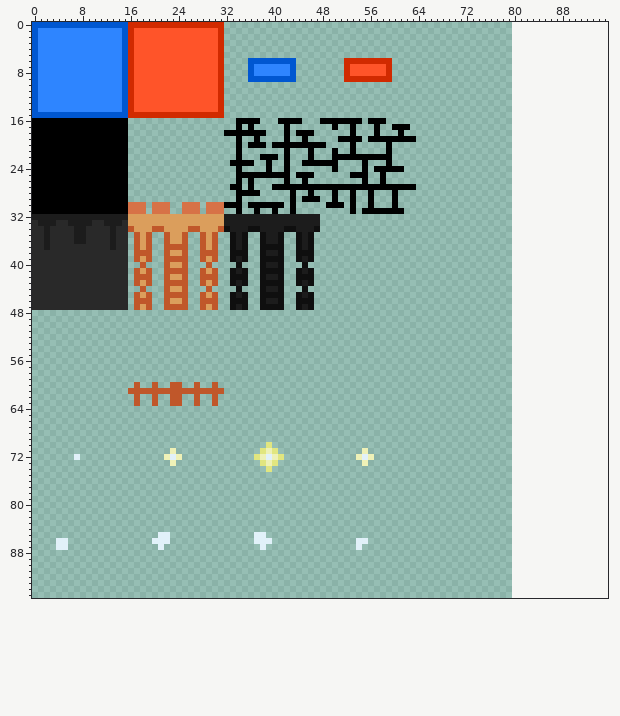
One commit to this pixel-art file: SpriteSheet.aseprite. This is how it looked before the edit.
80x96 pixels, 1 frame. The old version is drawn lined up with the new one, on the new canvas.
After the commit:
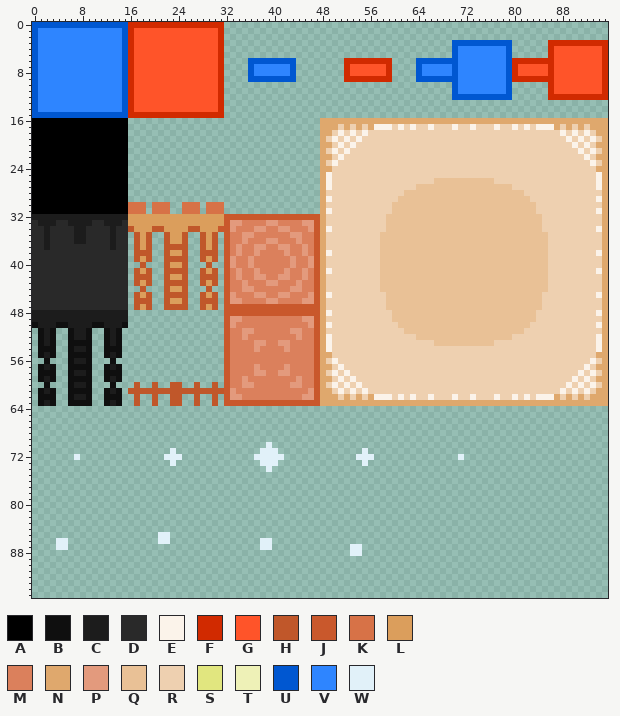
Palette (. is transparent): A #000000  B #0f0f0f  C #1c1c1c  D #292929  E #fbf3ea  F #d12a00  G #ff5429  H #c0572a  J #c9582c  K #d77247  L #db9e5c  M #db805c  N #dfa86d  P #e39a7d  Q #e9c196  R #eed0b0  S #e1e67f  T #eef1b7  U #0057d1  V #2e85ff  W #e1f1f9
Edits made:
canvas 80x96 -> 96x96
Changed rows in their new state; - is an unchanged pixel.
first column x 64:
 3 ------UUUUUUUUUU------FFFFFFFFFF
 4 ------UVVVVVVVVU------FGGGGGGGGF
 5 ------UVVVVVVVVU------FGGGGGGGGF
 6 UUUUUUUVVVVVVVVUFFFFFFFGGGGGGGGF
 7 UVVVVVUVVVVVVVVUFGGGGGFGGGGGGGGF
 8 UVVVVVUVVVVVVVVUFGGGGGFGGGGGGGGF
 9 UUUUUUUVVVVVVVVUFFFFFFFGGGGGGGGF
10 ------UVVVVVVVVU------FGGGGGGGGF
11 ------UVVVVVVVVU------FGGGGGGGGF
12 ------UUUUUUUUUU------FFFFFFFFFF
first column x 0:
16 ----------------------------------....---....---NNNNNNNNNNNNNNNNNNNNNNNNNNNNNNNNNNNNNNNNNNNNNNNN
17 ----------------------------------.-.-----.-----NNNRNRNRNEEERERERRERRRERRERRRERREREREEENRNRNRNNN
18 --------------------------------.......---.-...-NNRERERERRRRRRRRRRRRRRRRRRRRRRRRRRRRRRRRERERERNN
19 ----------------------------------.--.----.--.--NRERERERRRRRRRRRRRRRRRRRRRRRRRRRRRRRRRRRRERERERN
20 ----------------------------------.-...-........NNRERERRRRRRRRRRRRRRRRRRRRRRRRRRRRRRRRRRRRERERNN
21 ----------------------------------.-------.---.-NRERERRRRRRRRRRRRRRRRRRRRRRRRRRRRRRRRRRRRRRERERN
22 ----------------------------------.---...-.---.-NNRERRRRRRRRRRRRRRRRRRRRRRRRRRRRRRRRRRRRRRRRERNN
23 ---------------------------------....--.--.--...NRERRRRRRRRRRRRRRRRRRRRRRRRRRRRRRRRRRRRRRRRRRERN
24 ----------------------------------.----.--.-----NNRRRRRRRRRRRRRRRRRRRRRRRRRRRRRRRRRRRRRRRRRRRRNN
25 ----------------------------------.........-...-NERRRRRRRRRRRRRRRRRRRRRRRRRRRRRRRRRRRRRRRRRRRREN
26 ----------------------------------.-.-----.--.--NERRRRRRRRRRRRRRRRRQQQQQQQQQQRRRRRRRRRRRRRRRRREN
27 ---------------------------------..-.---........NERRRRRRRRRRRRRRQQQQQQQQQQQQQQQQRRRRRRRRRRRRRREN
28 ----------------------------------....-----.--.-NRRRRRRRRRRRRRQQQQQQQQQQQQQQQQQQQQRRRRRRRRRRRRRN
29 ----------------------------------.--------.-...NERRRRRRRRRRRQQQQQQQQQQQQQQQQQQQQQQRRRRRRRRRRREN
30 --------------------------------...-......-.----NRRRRRRRRRRRQQQQQQQQQQQQQQQQQQQQQQQQRRRRRRRRRRRN
31 ----------------------------------.--.--.--.----NERRRRRRRRRRQQQQQQQQQQQQQQQQQQQQQQQQRRRRRRRRRREN
32 --------------------------------JJJJJJJJJJJJJJJJNRRRRRRRRRRQQQQQQQQQQQQQQQQQQQQQQQQQQRRRRRRRRRRN
33 --------------------------------JPPMMMMPPMMMMPPJNRRRRRRRRRRQQQQQQQQQQQQQQQQQQQQQQQQQQRRRRRRRRRRN
34 -------------------------------JJPMMMPPMMPPMMMPJNERRRRRRRRRQQQQQQQQQQQQQQQQQQQQQQQQQQRRRRRRRRREN
35 --------------------------------JMMPPMMMMMMPPMMJNRRRRRRRRRQQQQQQQQQQQQQQQQQQQQQQQQQQQQRRRRRRRRRN
36 --------------------------------JMMPMMMPPMMMPMMJNRRRRRRRRRQQQQQQQQQQQQQQQQQQQQQQQQQQQQRRRRRRRRRN
37 --------------------------------JMPMMPPMMPPMMPMJNRRRRRRRRRQQQQQQQQQQQQQQQQQQQQQQQQQQQQRRRRRRRRRN
38 --------------------------------JMPMMPMMMMPMMPMJNERRRRRRRRQQQQQQQQQQQQQQQQQQQQQQQQQQQQRRRRRRRREN
39 --------------------------------JPMMPMMMMMMPMMPJNRRRRRRRRRQQQQQQQQQQQQQQQQQQQQQQQQQQQQRRRRRRRRRN
40 --------------------------------JPMMPMMMMMMPMMPJNRRRRRRRRRQQQQQQQQQQQQQQQQQQQQQQQQQQQQRRRRRRRRRN
41 --------------------------------JMPMMPMMMMPMMPMJNERRRRRRRRQQQQQQQQQQQQQQQQQQQQQQQQQQQQRRRRRRRREN
42 --------------------------------JMPMMPPMMPPMMPMJNRRRRRRRRRQQQQQQQQQQQQQQQQQQQQQQQQQQQQRRRRRRRRRN
43 --------------------------------JMMPMMMPPMMMPMMJNRRRRRRRRRQQQQQQQQQQQQQQQQQQQQQQQQQQQQRRRRRRRRRN
44 --------------------------------JMMPPMMMMMMPPMMJNRRRRRRRRRQQQQQQQQQQQQQQQQQQQQQQQQQQQQRRRRRRRRRN
45 --------------------------------JPMMMPPMMPPMMMPJNERRRRRRRRRQQQQQQQQQQQQQQQQQQQQQQQQQQRRRRRRRRREN
46 --------------------------------JPPMMMMPPMMMMPPJNRRRRRRRRRRQQQQQQQQQQQQQQQQQQQQQQQQQQRRRRRRRRRRN
47 --------------------------------JJJJJJJJJJJJJJJJNRRRRRRRRRRQQQQQQQQQQQQQQQQQQQQQQQQQQRRRRRRRRRRN
48 CCCCCCCCCCCCCCCC----------------JJJJJJJJJJJJJJJJNERRRRRRRRRRQQQQQQQQQQQQQQQQQQQQQQQQRRRRRRRRRREN
49 CCCCCCCCCCCCCCCC----------------JPPMMMMMMMMMMPPJNRRRRRRRRRRRQQQQQQQQQQQQQQQQQQQQQQQQRRRRRRRRRRRN
50 BCCCBBCCCCBBCCCB----------------JPMMMMMMMMMMMMPJNERRRRRRRRRRRQQQQQQQQQQQQQQQQQQQQQQRRRRRRRRRRREN
51 -BCB--BCCB--BCB-----------------JMMPPMMMMMMPPMMJNRRRRRRRRRRRRRQQQQQQQQQQQQQQQQQQQQRRRRRRRRRRRRRN
52 -BCB--BCCB--BCB-----------------JMMPMMMMMMMMPMMJNERRRRRRRRRRRRRRQQQQQQQQQQQQQQQQRRRRRRRRRRRRRREN
53 -BCB--BBBB--BCB-----------------JMMMMPPMMPPMMMMJNERRRRRRRRRRRRRRRRRQQQQQQQQQQRRRRRRRRRRRRRRRRREN
54 -BBB--BCCB--BBB-----------------JMMMMPMMMMPMMMMJNERRRRRRRRRRRRRRRRRRRRRRRRRRRRRRRRRRRRRRRRRRRREN
55 -BCB--BBBB--BCB-----------------JMMMMMMMMMMMMMMJNNRRRRRRRRRRRRRRRRRRRRRRRRRRRRRRRRRRRRRRRRRRRRNN
56 --B---BCCB---B------------------JMMMMMMMMMMMMMMJNRERRRRRRRRRRRRRRRRRRRRRRRRRRRRRRRRRRRRRRRRRRERN
57 -BCB--BBBB--BCB-----------------JMMMMPMMMMPMMMMJNNRERRRRRRRRRRRRRRRRRRRRRRRRRRRRRRRRRRRRRRRRERNN
58 -BBB--BCCB--BBB-----------------JMMMMPPMMPPMMMMJNRERERRRRRRRRRRRRRRRRRRRRRRRRRRRRRRRRRRRRRRERERN
59 -BCB--BBBB--BCB-----------------JMMPMMMMMMMMPMMJNNRERERRRRRRRRRRRRRRRRRRRRRRRRRRRRRRRRRRRRERERNN
60 --B---BCCB---B------------------JMMPPMMMMMMPPMMJNRERERERRRRRRRRRRRRRRRRRRRRRRRRRRRRRRRRRRERERERN
61 -BCB--BBBB--BCB-----------------JPMMMMMMMMMMMMPJNNRERERERRRRRRRRRRRRRRRRRRRRRRRRRRRRRRRRERERERNN
62 -BBB--BCCB--BBB-----------------JPPMMMMMMMMMMPPJNNNRNRNRNEEERERERRERRRERRERRRERREREREEENRNRNRNNN
63 -BCB--BBBB--BCB-----------------JJJJJJJJJJJJJJJJNNNNNNNNNNNNNNNNNNNNNNNNNNNNNNNNNNNNNNNNNNNNNNNN
first column x 22:
70 -----------------W--------------------------------
71 -W--------------WWW--------------W----------------
72 W-W------------WW-WW------------W-W--------------W
73 -W--------------WWW--------------W----------------
74 -----------------W--------------------------------
first column x 20:
85 -----------------..-----------------
86 .----------------.----------------..
87 -.-----------------W-------------W--
88 ---------------------------------WW-
